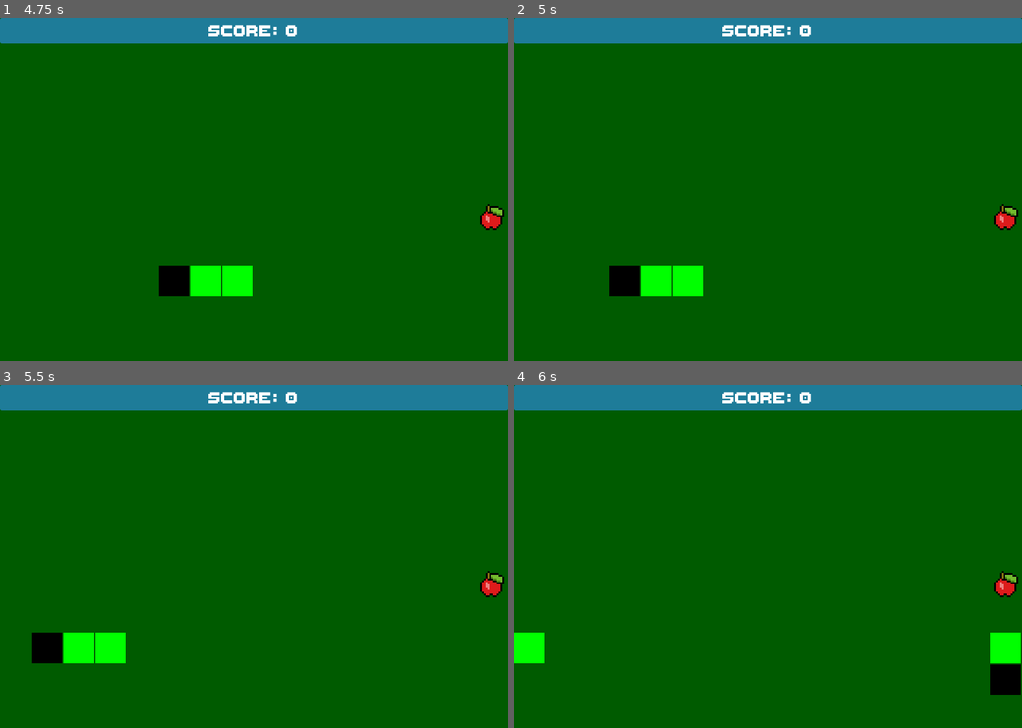
Above: before the commit, frames 1-4 (two rows, left to right).
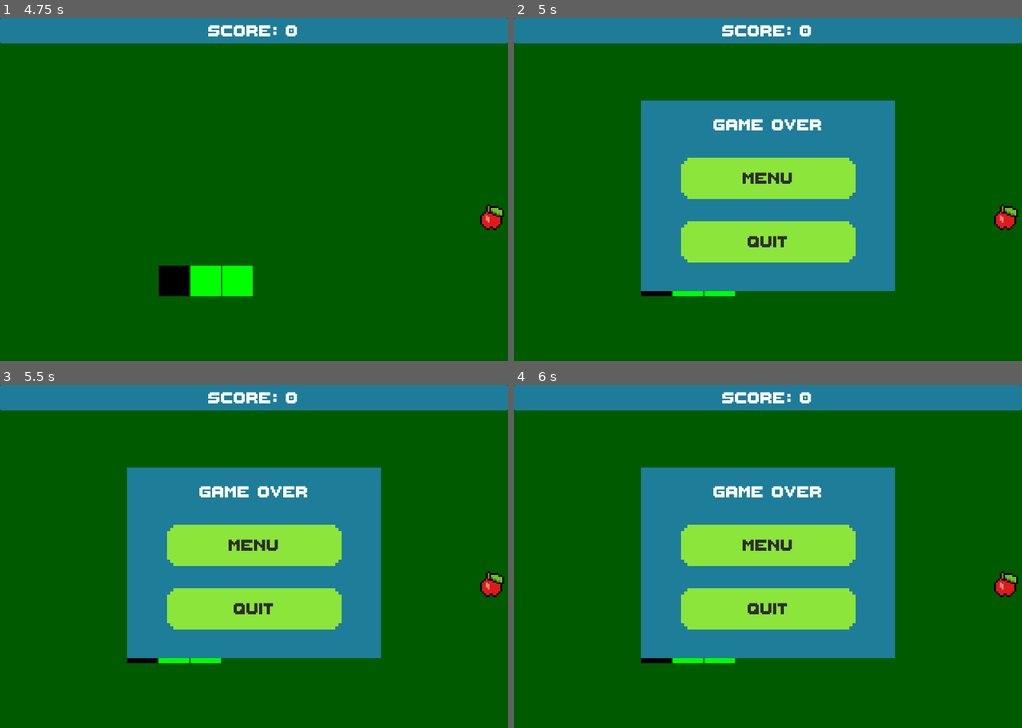
Above: after the commit, the same moments.

Repository: WyattHapper/MACS-Hackathon-2026
Game: Godot game, scene res://MainMenu/main_menu.tscn
Same seed, same stepped clock (60 frames per second), same inputs: the game is played once before the commit and once after it.
Inputs:
- Up to frame 1 (4.75 s): click "Start" at 0.5 s; hold D (move_right) 1.28-2.03 s; hold S (move_down) 2.03-2.78 s; hold D (move_right) 2.78-3.53 s; hold W (move_up) 3.53-4.28 s; hold A (move_left) from 4.28 s (still down)
- Up to frame 2 (5 s): keep holding A (move_left); tap Escape (pause, bound only after the commit) at 4.9 s
- Up to frame 3 (5.5 s): keep holding A (move_left)
- Up to frame 4 (6 s): release A (move_left) at 5.78 s; hold S (move_down) from 5.78 s (still down)

Frame 1 is identical in both runs. In frame 2, 28% of the frame differs, in the area x 18-75%, y 24-82%; in frame 3, 30%, in the area x 6-75%, y 24-82%; in frame 4, 30%.

Commit message:
Pause (Kinda) and poison apple base

Diff:
--- /dev/null
+++ b/hackathon-2026/Apples/apple_poison.gd
@@ -0,0 +1,8 @@
+extends Area2D
+
+signal eaten_poison
+
+func _on_area_entered(area: Area2D) -> void:
+	if area.is_in_group("snake_head"):
+		eaten_poison.emit()
+		queue_free()
--- /dev/null
+++ b/hackathon-2026/Apples/apple_poison.tscn
@@ -0,0 +1,22 @@
+[gd_scene format=3 uid="uid://dk7y855eqgl62"]
+
+[ext_resource type="Script" uid="uid://bdiihlrj2kx4k" path="res://Apples/apple_poison.gd" id="1_agnta"]
+[ext_resource type="Texture2D" uid="uid://dhww8ftvt1qsp" path="res://Apples/apple.png" id="2_torko"]
+
+[sub_resource type="RectangleShape2D" id="RectangleShape2D_3k8fa"]
+size = Vector2(47, 47)
+
+[node name="ApplePoison" type="Area2D" unique_id=1947348828]
+script = ExtResource("1_agnta")
+
+[node name="Sprite2D" type="Sprite2D" parent="." unique_id=303126011]
+modulate = Color(0, 1, 0, 1)
+position = Vector2(23.5, 23.5)
+scale = Vector2(2.937, 2.937)
+texture = ExtResource("2_torko")
+
+[node name="CollisionShape2D2" type="CollisionShape2D" parent="." unique_id=337873927]
+position = Vector2(23.5, 23.5)
+shape = SubResource("RectangleShape2D_3k8fa")
+
+[connection signal="area_entered" from="." to="." method="_on_area_entered"]
--- a/hackathon-2026/Apples/apple_regular.gd
+++ b/hackathon-2026/Apples/apple_regular.gd
@@ -1,8 +1,8 @@
 extends Area2D
 
-signal eaten
+signal eaten_regular
 
 func _on_area_entered(area: Area2D) -> void:
 	if area.is_in_group("snake_head"):
-		eaten.emit()
+		eaten_regular.emit()
 		queue_free()
--- a/hackathon-2026/Game/game.gd
+++ b/hackathon-2026/Game/game.gd
@@ -1,8 +1,6 @@
 extends Node2D
 
 # TO DO
-# Make a proper grid with walls
-# Make snake be able to grow and collide with itself
 # Input buffer?
 
 # Nathan - Cleaning up snake's code and moving it to separate snake_script
@@ -55,10 +53,10 @@
 			if apple.position == cell.position:
 				flag = false
 
-	apple.eaten.connect(_on_apple_eaten)
+	apple.eaten_regular.connect(_on_apple_eaten_regular)
 	add_child.call_deferred(apple)
 
-func _on_apple_eaten():
+func _on_apple_eaten_regular():
 	score += 1
 	$UI.get_node("Score").text = "Score: " + str(score)
 	add_apple()
@@ -66,7 +64,10 @@
 
 # Built in function to process stuff continually
 func _process(_delta):
-	pass
+	if Input.is_action_just_pressed("pause"):
+		game_started = false
+		get_tree().paused = true
+		game_over_menu.show()
 
 # If the game starts then start the timer and other stuff
 func start_game():
--- a/hackathon-2026/project.godot
+++ b/hackathon-2026/project.godot
@@ -52,6 +52,11 @@
 , Object(InputEventKey,"resource_local_to_scene":false,"resource_name":"","device":-1,"window_id":0,"alt_pressed":false …(186 unchanged characters)…
 ]
 }
+pause={
+"deadzone": 0.2,
+"events": [Object(InputEventKey,"resource_local_to_scene":false,"resource_name":"","device":-1,"window_id":0,"alt_pressed":false,"shift_pressed":false,"ctrl_pressed":false,"meta_pressed":false,"pressed":false,"keycode":0,"physical_keycode":4194305,"key_label":0,"unicode":0,"location":0,"echo":false,"script":null)
+]
+}
 
 [physics]
 
Not shown, added: hackathon-2026/Apples/apple_poison.gd.uid
